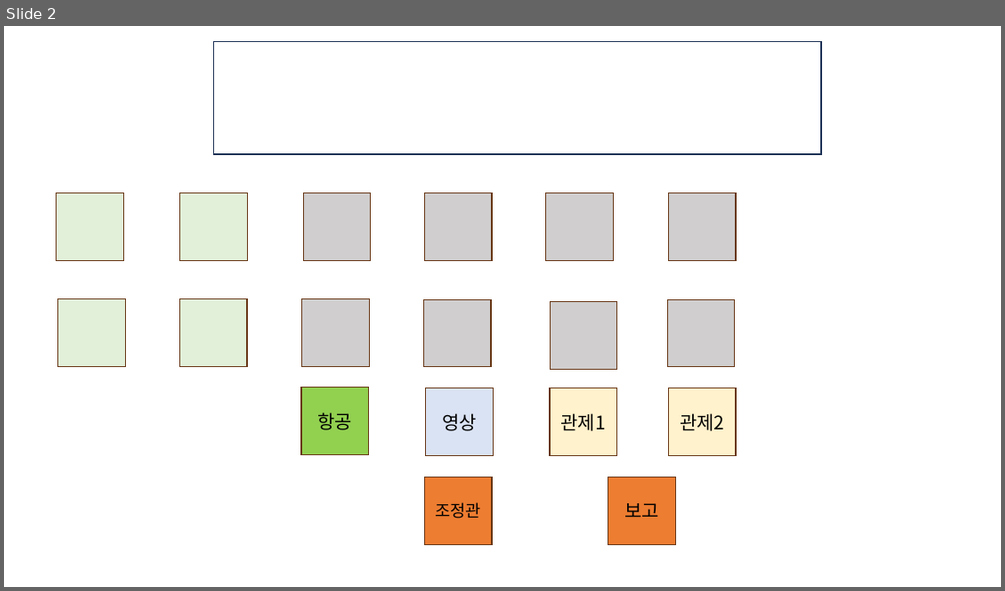
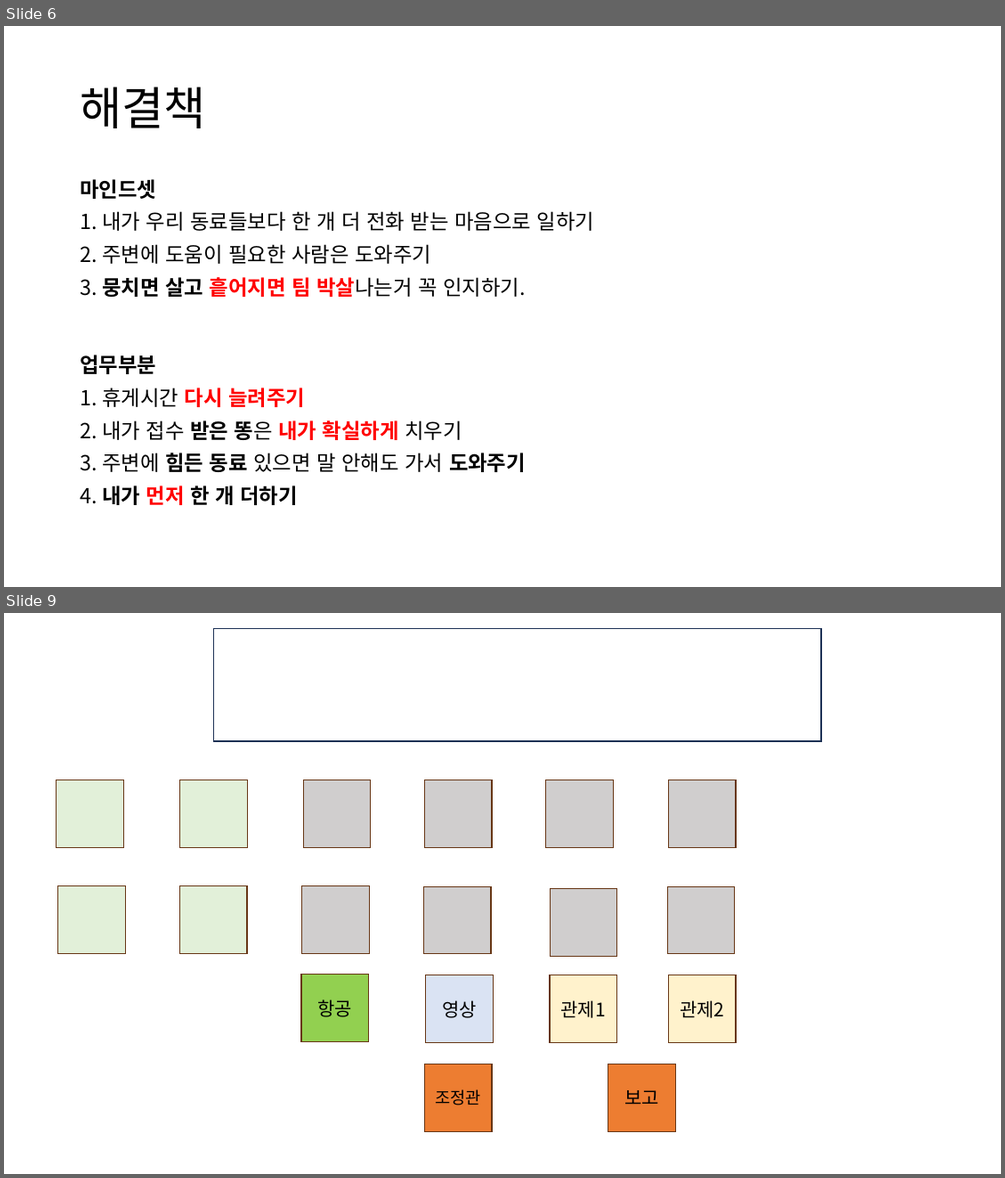
Before and after one commit to Chunopark/fire1, a slide deck: 3팀 상황실 전술.pptx. Shown one above the other, each under a label of ours: slide 2 before the commit, slides 6 and 9 after it; the slides between them are not shown. The pictures are 1005x591 and 1005x1178 pixels, drawn with LibreOffice and Linux fonts; fonts in the diff are those of the drawing. Boxes give left, top, right and bottom in pixels: in the first picture for what was removed or moved away, otherwise in the second. Text is boxed around its words. In the diff, an @@ line names an element or a change of style, - is before the commit and + after.

```diff
--- a/3팀 상황실 전술.pptx
+++ b/3팀 상황실 전술.pptx
@@ slide 6 added at (4,26,1001,587), background #FFFFFF @@
@@ title added at (80,87,206,128), 44 pt, text #000000 @@
+해결책
@@ text added at (80,179,594,297), 20 pt, text #000000 @@
+마인드셋
+1. 내가 우리 동료들보다 한 개 더 전화 받는 마음으로 일하기
+2. 주변에 도움이 필요한 사람은 도와주기
+3. 뭉치면 살고 흩어지면 팀 박살나는거 꼭 인지하기.
@@ text added at (80,354,526,505), 20 pt, text #000000, bold @@
+업무부분
+1. 휴게시간 다시 늘려주기
+2. 내가 접수 받은 똥은 내가 확실하게 치우기
+3. 주변에 힘든 동료 있으면 말 안해도 가서 도와주기
+4. 내가 먼저 한 개 더하기
@@ what was slide 2 is now slide 9 @@
```
Also in this commit, not shown: 9 other slides added, 1 slide removed.
